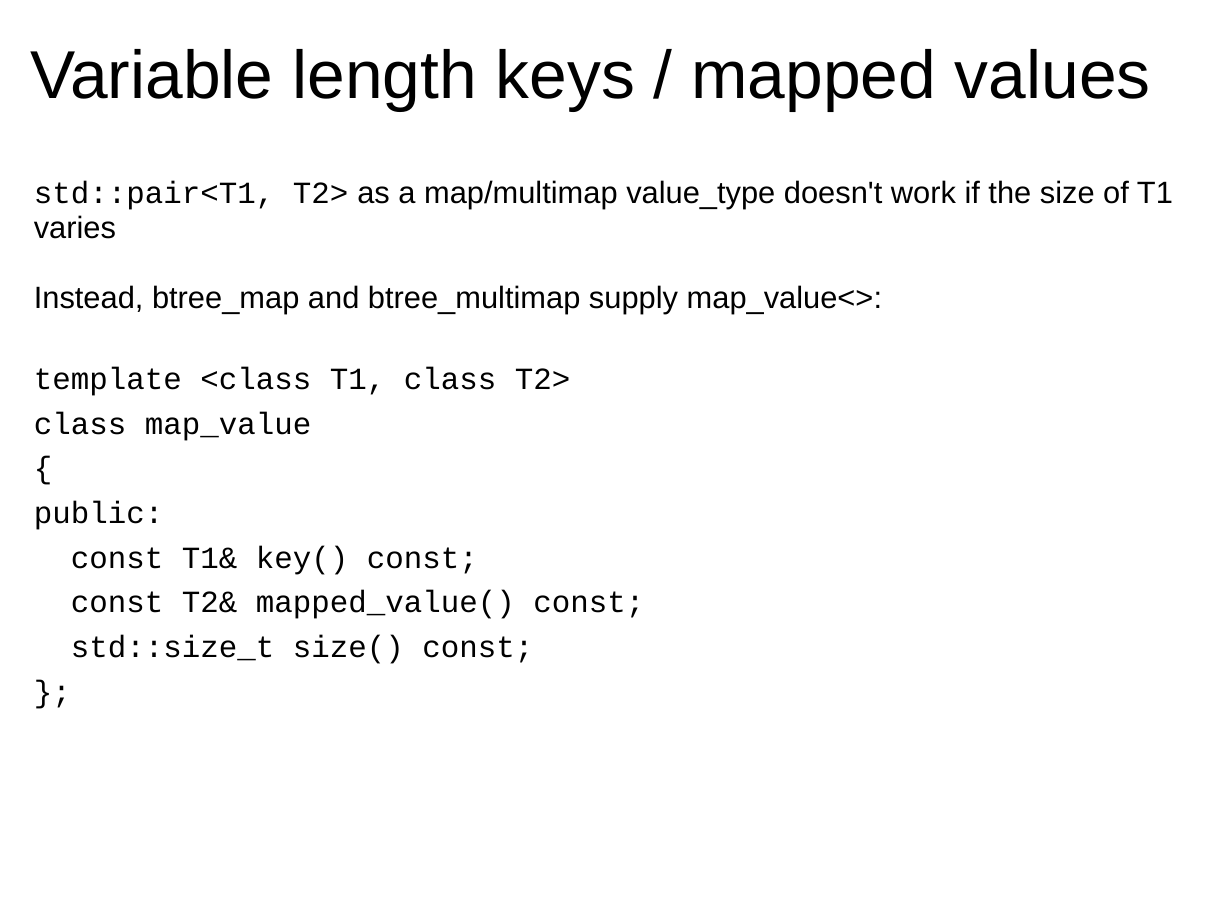
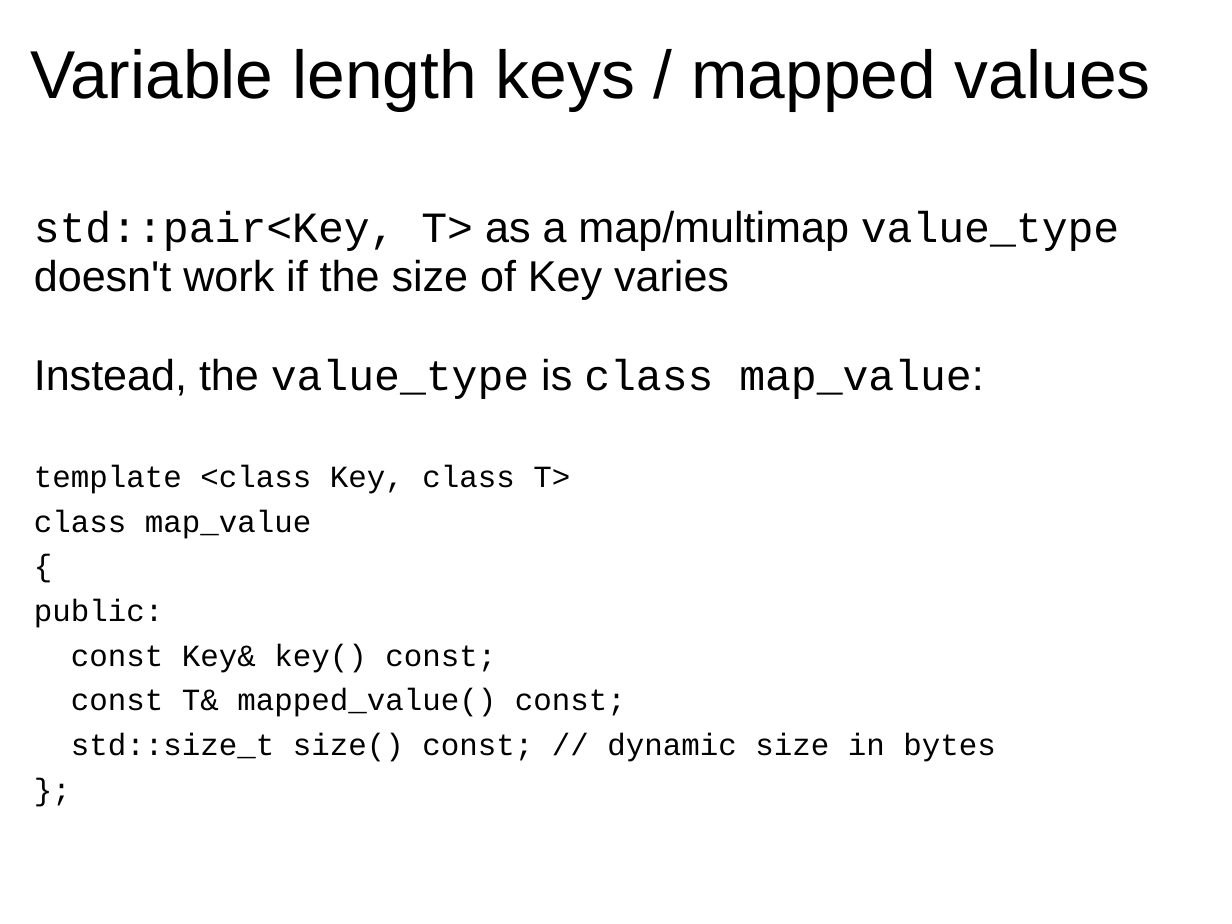
Before and after one commit to Beman/btree, a slide deck: slide 17 of libs/btree/doc/Proposed-B-tree-library.ppt. Drawn at 1232x924 pixels with LibreOffice and Linux fonts; fonts in the diff are those of the drawing; background and template pictures are left out. Boxes give left, top, right and bottom in pixels: in the first picture for what was removed or moved away, otherwise in the second. Text is boxed around its words. In the diff, an @@ line names an element or a change of style, - is before the commit and + after.

Commit message:
Progress

```diff
--- a/libs/btree/doc/Proposed-B-tree-library.ppt
+++ b/libs/btree/doc/Proposed-B-tree-library.ppt
@@ text "std::pair<Key, T> as a map/multimap ...": place and size @@
-text "std::pair<Key, T> as a map/multimap ..." at (34, 180, 1173, 664)
+text "std::pair<Key, T> as a map/multimap ..." at (34, 210, 1119, 762)
@@ text at (34, 210, 1119, 494): text changed; size 20 to 28 pt; font Arial to Courier New @@
-std::pair<T1, T2> as a map/multimap value_type doesn't work if the size of T1 varies
-Instead, btree_map and btree_multimap supply map_value<>:
-template <class T1, class T2>
+std::pair<Key, T> as a map/multimap value_type doesn't work if the size of Key varies
+Instead, the value_type is class map_value:
+template <class Key, class T>
@@ text at (71, 644, 996, 762): text changed @@
-const T1& key() const;
-const T2& mapped_value() const;
-std::size_t size() const;
+const Key& key() const;
+const T& mapped_value() const;
+std::size_t size() const; // dynamic size in bytes
```
Also in this commit, not shown: 3 other slides changed, 2 slides added.
